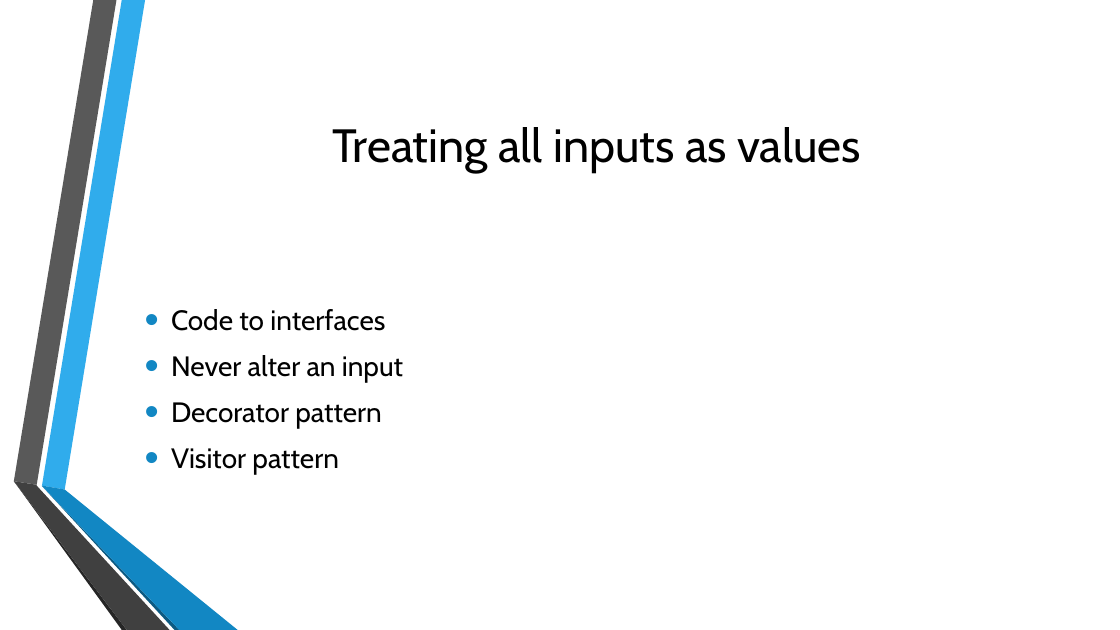
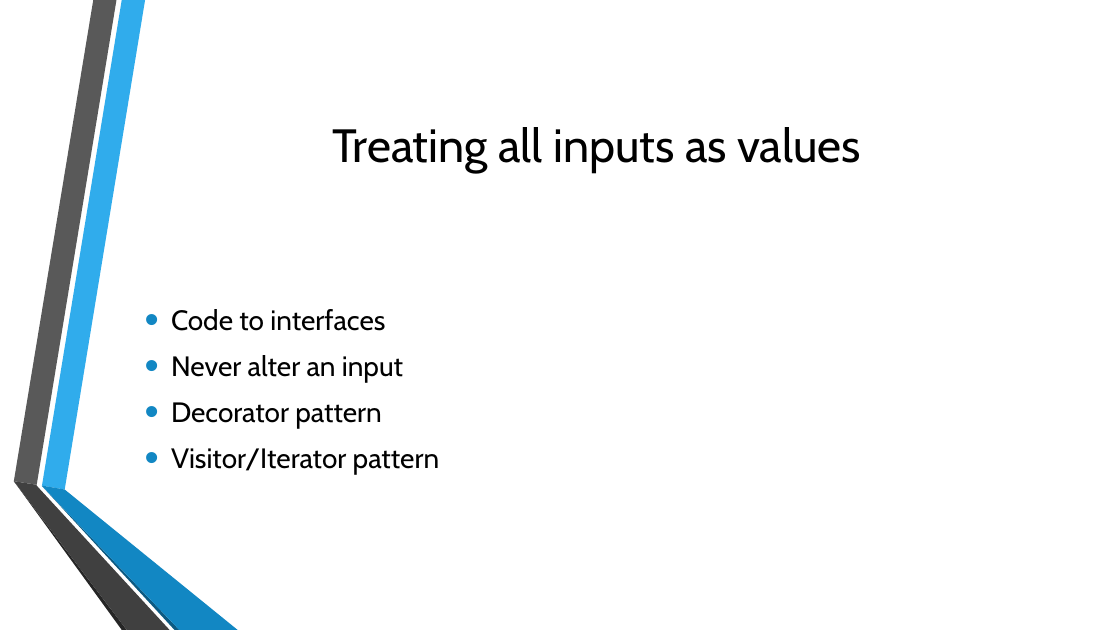
Before and after one commit to m0smith/presentations, a slide deck: slide 12 of FunctionalProgrammingForJavaDevelopers/ppt/Functional Programming for Object-Oriented Developers.pptx. Drawn at 1120x630 pixels with LibreOffice and Linux fonts; fonts in the diff are those of the drawing; background and template pictures are left out. Boxes give left, top, right and bottom in pixels: in the first picture for what was removed or moved away, otherwise in the second. Text is boxed around its words. In the diff, an @@ line names an element or a change of style, - is before the commit and + after.

```diff
--- a/FunctionalProgrammingForJavaDevelopers/ppt/Functional Programming for Object-Oriented Developers.pptx
+++ b/FunctionalProgrammingForJavaDevelopers/ppt/Functional Programming for Object-Oriented Developers.pptx
@@ text at box(171, 448, 439, 475): text changed @@
-• Visitor pattern
+• Visitor/Iterator pattern
```
Also in this commit, not shown: 2 other slides changed, 1 slide added.
